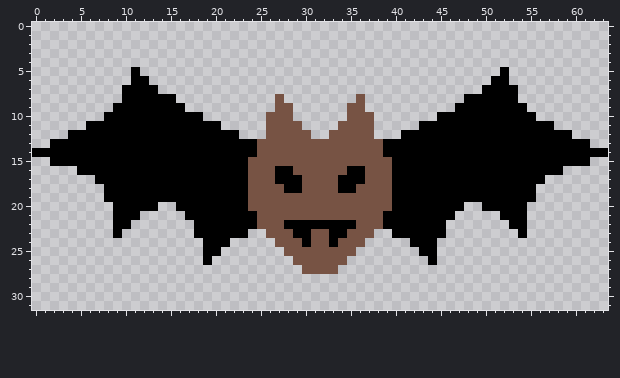
Pixel-art sprite, stored at AssetDevelopment/BatSprite.png. Above is the file before it was changed.
The file is 64x32 pixels.
New version:
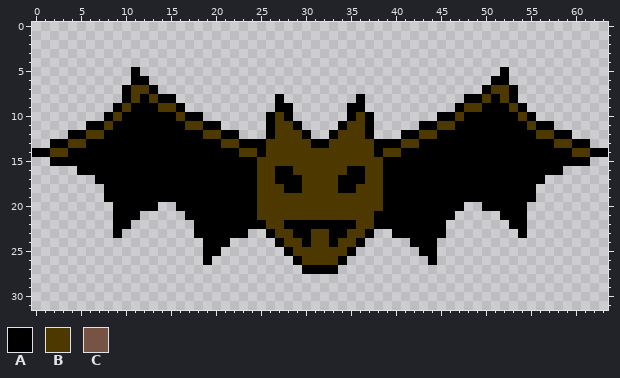
Palette (. is transparent): A #000000  B #4d3900  C #775344
From old to new:
Changed rows in their new state; - is an unchanged pixel.
first column x 2:
 7 ---------BB--------------------------------------BB---------
 8 ---------B-B-------------A--------A-------------B-B---------
 9 --------B---BB-----------AA------AA-----------BB---B--------
10 -------B------B---------ABA------ABA---------B------B-------
11 ------B--------BB-------ABBA----ABBA-------BB--------B------
12 ----BB-----------BB-----ABBBA--ABBBA-----BB-----------BB----
13 --BB---------------BB--ABBBBBAABBBBBA--BB---------------BB--
14 BB-------------------BBABBBBBBBBBBBBABB-------------------BB
15 ----------------------ABBBBBBBBBBBBBBA----------------------
16 ----------------------ABB--BBBBBB--BBA----------------------
17 ----------------------ABB---BBBB---BBA----------------------
18 ----------------------ABBB--BBBB--BBBA----------------------
19 ----------------------ABBBBBBBBBBBBBBA----------------------
20 ----------------------ABBBBBBBBBBBBBBA----------------------
21 -----------------------BBBBBBBBBBBBBA-----------------------
22 -----------------------ABB--------BBA-----------------------
23 ------------------------ABB--BB--BBA------------------------
24 -------------------------ABB-BB-BBA-------------------------
25 --------------------------ABBBBBBA--------------------------
26 ---------------------------ABBBBA---------------------------
27 ----------------------------AAAA----------------------------
Where, in picture pixels (left, top, right, bottom), the same in both pictures:
changed: (50, 85, 590, 274)
